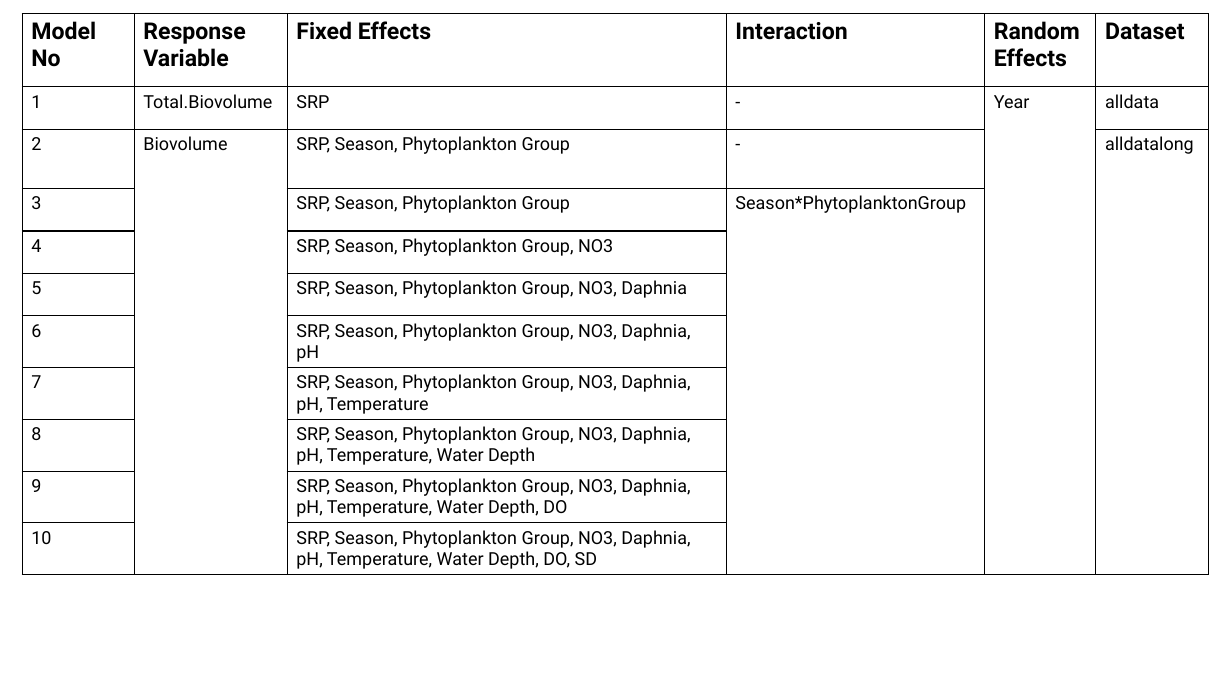
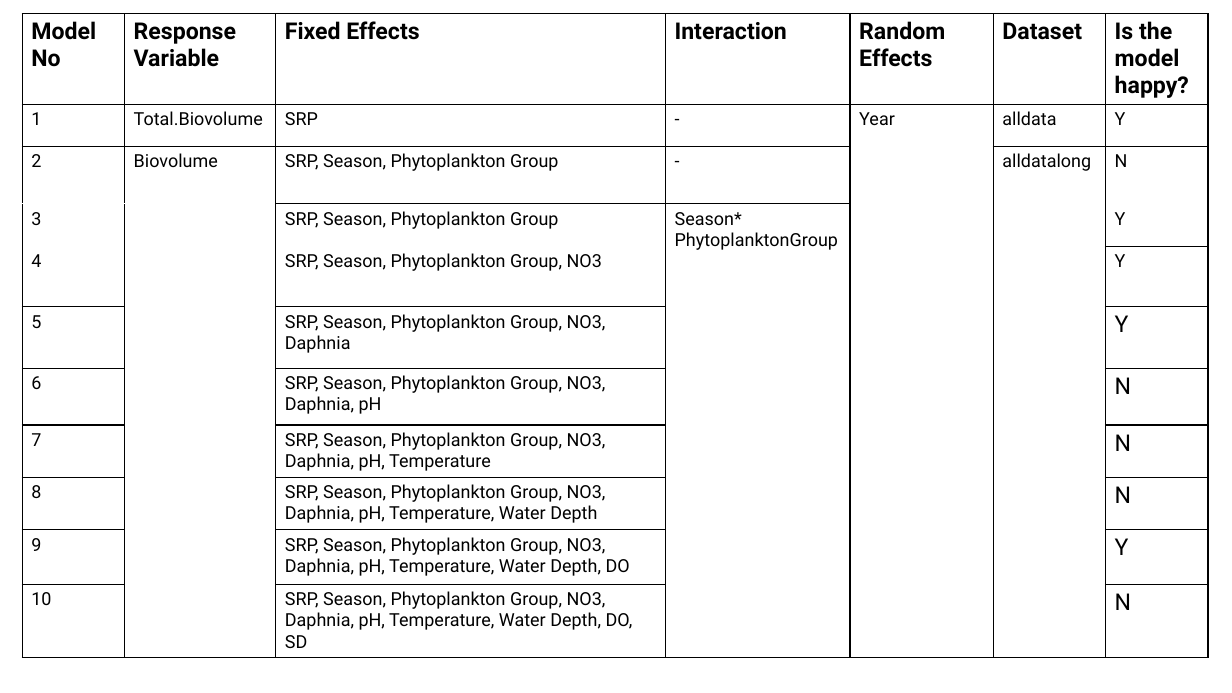
Before and after one commit to arielkoh02/dissertation-loch-leven, a slide deck: slide 3 of output/lm road map.pptx. Drawn at 1232x693 pixels with LibreOffice and Linux fonts; fonts in the diff are those of the drawing. Boxes give left, top, right and bottom in pixels: in the first picture for what was removed or moved away, otherwise in the second. Text is boxed around its words. In the diff, an @@ line names an element or a change of style, - is before the commit and + after.

```diff
--- a/output/lm road map.pptx
+++ b/output/lm road map.pptx
@@ table at [22, 14, 1210, 675] @@
-Model No | Response Variable | Fixed Effects | Interaction | Random Effects | Dataset
-1 | Total.Biovolume | SRP | - | Year | alldata
-2 | Biovolume | SRP, Season, Phytoplankton Group | - |  | alldatalong
-3 |  | SRP, Season, Phytoplankton Group | Season*PhytoplanktonGroup |  | 
-4 |  | SRP, Season, Phytoplankton Group, NO3 |  |  | 
-5 |  | SRP, Season, Phytoplankton Group, NO3, Daphnia |  |  | 
-6 |  | SRP, Season, Phytoplankton Group, NO3, Daphnia, pH |  |  | 
-7 |  | SRP, Season, Phytoplankton Group, NO3, Daphnia, pH, Temperature |  |  | 
-8 |  | SRP, Season, Phytoplankton Group, NO3, Daphnia, pH, Temperature, Water Depth |  |  | 
-9 |  | SRP, Season, Phytoplankton Group, NO3, Daphnia, pH, Temperature, Water Depth, DO |  |  | 
-10 |  | SRP, Season, Phytoplankton Group, NO3, Daphnia, pH, Temperature, Water Depth, DO, SD |  |  | 
+Model No | Response Variable | Fixed Effects | Interaction | Random Effects | Dataset | Is the model happy?
+1 | Total.Biovolume | SRP | - | Year | alldata | Y
+2 | Biovolume | SRP, Season, Phytoplankton Group | - |  | alldatalong | N
+ |  |  |  |  |  | Y
+3 |  | SRP, Season, Phytoplankton Group | Season* / PhytoplanktonGroup |  |  | 
+4 |  | SRP, Season, Phytoplankton Group, NO3 |  |  |  | 
+ |  |  |  |  |  | Y
+5 |  | SRP, Season, Phytoplankton Group, NO3, Daphnia |  |  |  | Y
+6 |  | SRP, Season, Phytoplankton Group, NO3, Daphnia, pH |  |  |  | N
+7 |  | SRP, Season, Phytoplankton Group, NO3, Daphnia, pH, Temperature |  |  |  | N
+8 |  | SRP, Season, Phytoplankton Group, NO3, Daphnia, pH, Temperature, Water Depth |  |  |  | N
+9 |  | SRP, Season, Phytoplankton Group, NO3, Daphnia, pH, Temperature, Water Depth, DO |  |  |  | Y
+10 |  | SRP, Season, Phytoplankton Group, NO3, Daphnia, pH, Temperature, Water Depth, DO, SD |  |  |  | N
```
Also in this commit, not shown: 3 other slides changed, 8 slides added, 8 slides removed, 9 other files.
